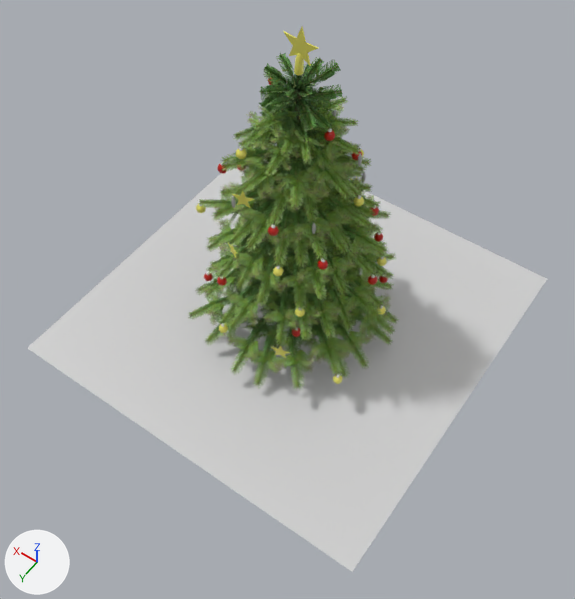
The COLLADA model data/Christmas.dae: old version first, new version second.
Rendered twice from a camera (50 mm lens) standing at (-1.71, 2.49, 4.0) and looking at (-0.21, 0.38, 0.68). Arrows for +X, +Y and +Z are at lower left; the lights stay in place. Where no turn or scale is listed for an object, it has been applied to the vertices.

The older version as bpy lines, for what is in view:
```python
me_plane = bpy.data.meshes.new('Plane')
me_plane.from_pydata([(-1.17, -1.17, 0.0), (1.17, -1.17, 0.0), (-1.17, 1.17, 0.0), (1.17, 1.17, 0.0)], [], [(1, 2, 0), (1, 3, 2)])
me_plane.materials.append(mat_white_floor)  # light grey #d1d1d1
me_plane_085 = bpy.data.meshes.new('Plane.085')
me_plane_085.from_pydata(...)  # 7094 vertices, 3862 faces; spans x -0.79..0.52, y -0.82..0.49, z -0.26..1.59
me_plane_085.materials.append(mat_branches)  # picture img_branch_png
ob_floor = bpy.data.objects.new('floor', me_plane)
ob_floor.location = (0.0, 0.0, 0.0)
ob_leaves = bpy.data.objects.new('leaves', me_plane_085)
ob_leaves.location = (0.144, 0.167, 0.272)
```
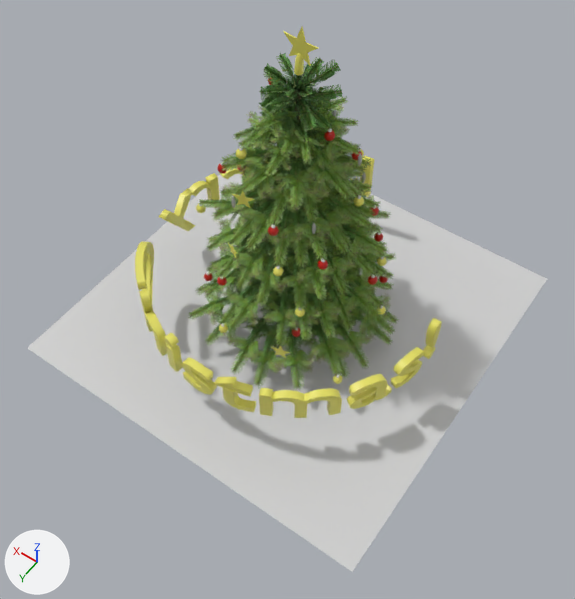
Commit message: Add rasterized text

The change in detail:
Material 'Christmas_Text' (mat_christmas_text) is new.
Its base color is (0.814, 0.769, 0.131) (yellow #e9e365).
Its roughness is 0.42.
Mesh me_mesh is new.
It has 4672 vertices, 9288 faces and spans x -0.92..0.92, y -0.91..0.92, z 0.18..0.59.
It uses material mat_christmas_text (yellow #e9e365).
Object 'Text' (ob_text) is new; it shows me_mesh.
Its location is (0.0, 0.0, 0.0).

Boxes [x1, y1, x2, y2] around the edits, measured in the pictures (575 x 599 px):
'Text', added (yellow): after [135, 156, 442, 418]
